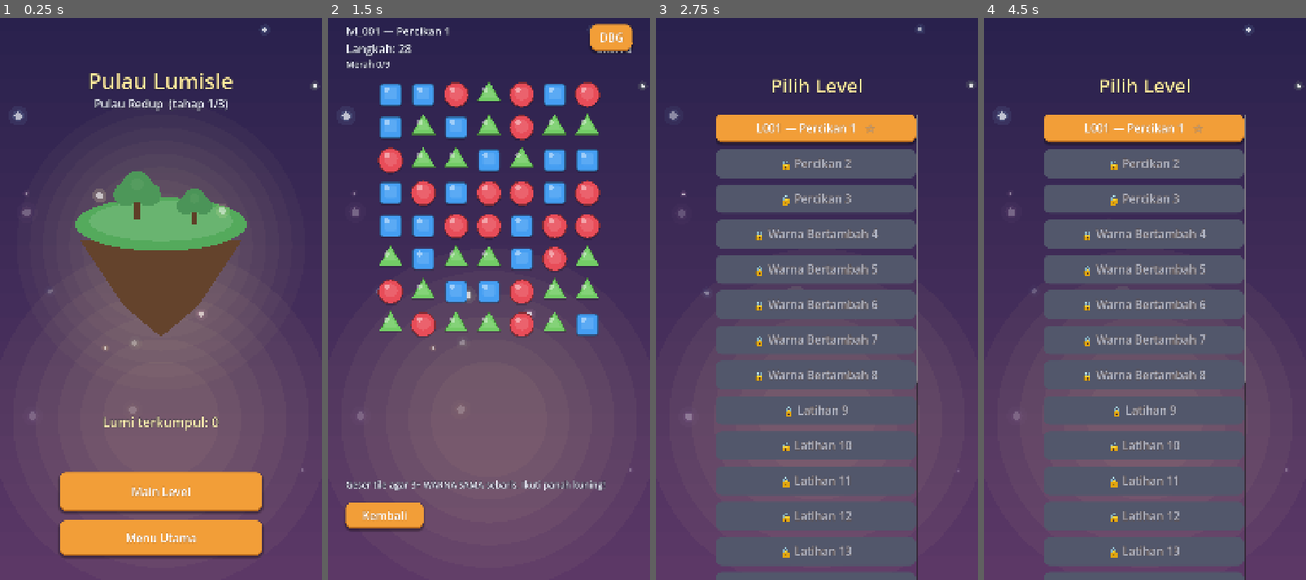
Above: before the commit, frames 1-4 (left to right).
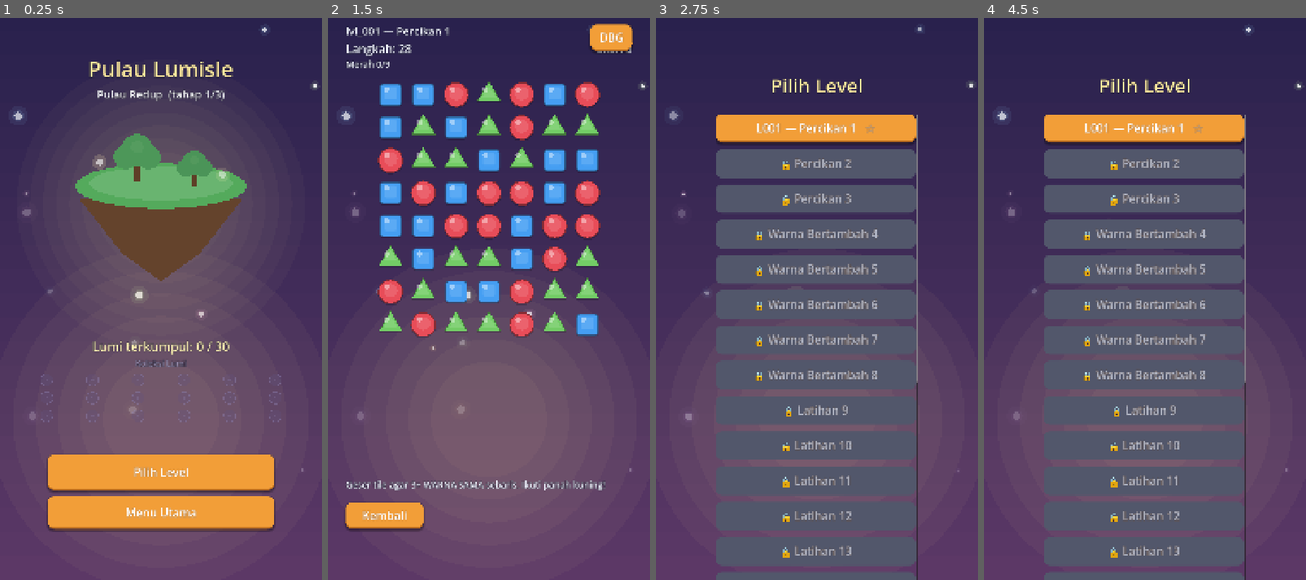
Above: after the commit, the same moments.

Repository: eidoscore/Lumisle
Game: Godot game, scene res://meta/meta_scene.tscn
The game is run twice, just before and just after one commit, with the same random seed, the same clock (stepped at 60 frames per second) and the same inputs. This scene is started directly instead of the project's main scene.
Inputs:
- Up to frame 1 (0.25 s): no input
- Up to frame 2 (1.5 s): click "Main Level" (after the commit: "Pilih Level") at 0.5 s; click "L001 — Percikan 1 ☆" at 1.25 s
- Up to frame 3 (2.75 s): click "Kembali" at 2 s
- Up to frame 4 (4.5 s): click "L001 — Percikan 1 ☆" at 2.75 s; click "DBG" at 3.5 s; click "Kembali" at 4.25 s

The runs differ from the first frame. In frame 1, 22% of the frame differs, in the area x 12-88%, y 7-97%; in frame 2, nothing differs; in frame 3, less than 0.1%; in frame 4, less than 0.1%.

Commit message:
feat: meta screen win flow, Lumi grid collection, save merge fix
- game_state: fix _save_progress to merge with existing save data instead
  of overwriting — prevents settings being wiped on every level win
- game_state: add next_level_id field (set by game_screen after win,
  consumed by meta_scene for 'Lanjut' button)
- game_screen: set next_level_id after win; 'Level Berikutnya' now routes
  through meta screen (island progress visible) instead of skipping it
- meta_scene: dynamic PlayButton ('Lanjut: Title →' if next_level_id set,
  'Pilih Level' otherwise); clear last_result display with ★ prefix
- meta_scene: island compressed to y=340-1100, room for Lumi grid below
- lumi_grid: new Control (3×6 = 18 slots) — lit circles per level cleared,
  silhouette arcs for uncollected; pulses with time for juice (GDD §6.1.1)
- meta_scene.tscn: add LumiGrid node + KoleksiLumi label, shift buttons down

QA: L004 win → meta shows '★ Level L004 selesai!' + 4 lit Lumi +
'Lanjut: Warna Bertambah 5 →' button → taps load L005 correctly.

Co-Authored-By: Claude Sonnet 4.6 <noreply@anthropic.com>

Diff:
--- /dev/null
+++ b/meta/lumi_grid.gd
@@ -0,0 +1,40 @@
+class_name LumiGrid extends Control
+## Grid Lumi 3×6 = 18 slot. Lit = level cleared (sequential, 1 per level won).
+## Silhouette = belum dikumpulkan. Dipakai di MetaScene (dok GDD §6.1.1).
+
+var _collected := 0
+var _t := 0.0
+
+
+func setup(collected: int) -> void:
+	_collected = clampi(collected, 0, 18)
+	queue_redraw()
+
+
+func _process(delta: float) -> void:
+	_t += delta
+	queue_redraw()
+
+
+func _draw() -> void:
+	const COLS := 6
+	const ROWS := 3
+	var w := size.x
+	var h := size.y
+	var cell_w := w / COLS
+	var cell_h := h / ROWS
+	var r := minf(cell_w, cell_h) * 0.34
+	for i in range(ROWS * COLS):
+		var col := i % COLS
+		var row := i / COLS
+		var center := Vector2(cell_w * (col + 0.5), cell_h * (row + 0.5))
+		if i < _collected:
+			var pulse := 0.75 + 0.25 * sin(_t * 1.8 + i * 0.7)
+			draw_circle(center, r * 1.5, Color(1.0, 0.95, 0.55, 0.12 * pulse))
+			draw_circle(center, r, Color(1.0, 0.95, 0.60, 0.9 * pulse))
+			draw_circle(center, r * 0.38, Color(1, 1, 1, 0.95 * pulse))
+		else:
+			draw_circle(center, r, Color(0.38, 0.32, 0.50, 0.28))
+			draw_arc(center, r, 0.0, TAU, 24, Color(0.55, 0.50, 0.68, 0.45), 1.8)
+			# tanda tanya di tengah (simbol Lumi belum ketemu)
+			draw_circle(center, r * 0.18, Color(0.55, 0.50, 0.68, 0.30))
--- a/meta/meta_scene.gd
+++ b/meta/meta_scene.gd
@@ -1,34 +1,49 @@
 extends Control
-## MetaScene (Fase 3, T3.3) — layar Pulau Lumisle. Placeholder visual: pulau
-## "redup → bercahaya" dalam 3 tahap berdasarkan total bintang terkumpul.
-## Memberi "alasan main": tiap menang level → bintang → pulau makin hidup.
-## Art final = Fase 7; di sini bentuk/▲ + warna saja.
+## MetaScene — layar Pulau Lumisle. Menampilkan progress pulau + koleksi Lumi.
+## Setelah menang level: island denyut + "Lanjut" ke level berikutnya.
+## Jika masuk dari main menu: "Pilih Level" → level_map.
 
-const STAGE_THRESHOLDS := [0, 3, 7]   # total bintang untuk tahap 0/1/2 (maks 3 tahap)
+const STAGE_THRESHOLDS := [0, 5, 12]   # total bintang untuk tahap 0/1/2
 
 @onready var _island: IslandArt = $Island
 @onready var _stars_label: Label = $StarsLabel
 @onready var _stage_label: Label = $StageLabel
 @onready var _result_label: Label = $ResultLabel
+@onready var _play_button: Button = $PlayButton
+@onready var _lumi_grid: LumiGrid = $LumiGrid
 
 
 func _ready() -> void:
 	_render()
+	_setup_play_button()
 	_show_last_result()
 
 
 func _render() -> void:
 	var total := GameState.total_stars()
+	var cleared := GameState.levels_cleared()
 	var stage := _stage_for(total)
-	# Pulau makin terang per tahap (redup=gelap → bercahaya).
-	var brightness := 0.20 + 0.40 * float(stage)   # 0.20, 0.60, 1.00
+	var brightness := 0.20 + 0.40 * float(stage)
 	if _island:
 		_island.set_state(brightness, stage)
 	if _stars_label:
-		_stars_label.text = "Lumi terkumpul: %d" % total
+		_stars_label.text = "Lumi terkumpul: %d / 30" % cleared
 	if _stage_label:
 		var names := ["Pulau Redup", "Pulau Bersinar", "Pulau Bercahaya"]
 		_stage_label.text = "%s  (tahap %d/3)" % [names[stage], stage + 1]
+	if _lumi_grid:
+		_lumi_grid.setup(cleared)
+
+
+func _setup_play_button() -> void:
+	if not _play_button:
+		return
+	if GameState.next_level_id != "":
+		var lv := LevelLoader.get_level(GameState.next_level_id)
+		var title := lv.title if lv else GameState.next_level_id
+		_play_button.text = "Lanjut: %s →" % title
+	else:
+		_play_button.text = "Pilih Level"
 
 
 func _stage_for(total: int) -> int:
@@ -39,7 +54,6 @@
 	return stage
 
 
-## Kalau baru saja menang level, tampilkan ringkasan + animasi pulau "naik".
 func _show_last_result() -> void:
 	var r := GameState.last_result
 	if r.is_empty() or not r.get("won", false):
@@ -48,19 +62,24 @@
 		return
 	if _result_label:
 		_result_label.visible = true
-		_result_label.text = "Level %s selesai! +%d Lumi" % [r.get("level_id", "?"), r.get("stars", 0)]
-	# Denyut cahaya pulau sekali (rasa "progress").
+		var lid: String = r.get("level_id", "?")
+		_result_label.text = "★  Level %s selesai!" % lid.replace("lvl_", "L")
 	if _island:
 		var t := create_tween()
 		t.tween_property(_island, "brightness", minf(_island.brightness + 0.3, 1.0), 0.4)
-		t.tween_property(_island, "brightness", _island.brightness, 0.5)
-	# Konsumsi hasil agar tidak diputar lagi saat balik ke meta.
+		t.tween_property(_island, "brightness", _island.brightness, 0.6)
 	GameState.last_result = {}
 
 
 func _on_play_pressed() -> void:
-	SceneManager.change_screen("level_map")
+	if GameState.next_level_id != "":
+		GameState.current_level_id = GameState.next_level_id
+		GameState.next_level_id = ""
+		SceneManager.change_screen("game")
+	else:
+		SceneManager.change_screen("level_map")
 
 
 func _on_back_pressed() -> void:
+	GameState.next_level_id = ""
 	SceneManager.change_screen("main_menu")
--- a/meta/meta_scene.tscn
+++ b/meta/meta_scene.tscn
@@ -1,8 +1,9 @@
-[gd_scene load_steps=4 format=3 uid="uid://b0lumislemetascene0"]
+[gd_scene load_steps=5 format=3 uid="uid://b0lumislemetascene0"]
 
 [ext_resource type="Script" path="res://meta/meta_scene.gd" id="1_metascene"]
 [ext_resource type="Script" path="res://ui/lumi_background.gd" id="2_lumibg"]
 [ext_resource type="Script" path="res://meta/island_art.gd" id="3_island"]
+[ext_resource type="Script" path="res://meta/lumi_grid.gd" id="4_lumigrid"]
 
 [node name="MetaScene" type="Control"]
 layout_mode = 3
@@ -21,9 +22,9 @@
 
 [node name="Title" type="Label" parent="."]
 offset_left = 60.0
-offset_top = 200.0
+offset_top = 160.0
 offset_right = 1020.0
-offset_bottom = 290.0
+offset_bottom = 260.0
 theme_override_font_sizes/font_size = 72
 theme_override_colors/font_color = Color(1, 0.92, 0.62, 1)
 horizontal_alignment = 1
@@ -31,54 +32,71 @@
 
 [node name="StageLabel" type="Label" parent="."]
 offset_left = 60.0
-offset_top = 300.0
+offset_top = 268.0
 offset_right = 1020.0
-offset_bottom = 356.0
-theme_override_font_sizes/font_size = 38
+offset_bottom = 320.0
+theme_override_font_sizes/font_size = 36
 horizontal_alignment = 1
 text = "Pulau Redup (tahap 1/3)"
 
 [node name="Island" type="Control" parent="."]
 offset_left = 140.0
-offset_top = 420.0
+offset_top = 340.0
 offset_right = 940.0
-offset_bottom = 1320.0
+offset_bottom = 1100.0
 mouse_filter = 2
 script = ExtResource("3_island")
 
 [node name="StarsLabel" type="Label" parent="."]
 offset_left = 60.0
-offset_top = 1360.0
+offset_top = 1110.0
 offset_right = 1020.0
-offset_bottom = 1420.0
-theme_override_font_sizes/font_size = 44
+offset_bottom = 1168.0
+theme_override_font_sizes/font_size = 42
 theme_override_colors/font_color = Color(1, 0.95, 0.7, 1)
 horizontal_alignment = 1
 text = "Lumi terkumpul: 0"
 
+[node name="LumiGridLabel" type="Label" parent="."]
+offset_left = 60.0
+offset_top = 1175.0
+offset_right = 1020.0
+offset_bottom = 1215.0
+theme_override_font_sizes/font_size = 28
+theme_override_colors/font_color = Color(0.8, 0.75, 0.9, 0.7)
+horizontal_alignment = 1
+text = "Koleksi Lumi"
+
+[node name="LumiGrid" type="Control" parent="."]
+offset_left = 80.0
+offset_top = 1220.0
+offset_right = 1000.0
+offset_bottom = 1400.0
+script = ExtResource("4_lumigrid")
+
 [node name="ResultLabel" type="Label" parent="."]
 visible = false
 offset_left = 60.0
-offset_top = 1430.0
+offset_top = 1412.0
 offset_right = 1020.0
-offset_bottom = 1500.0
-theme_override_font_sizes/font_size = 36
+offset_bottom = 1480.0
+theme_override_font_sizes/font_size = 34
 theme_override_colors/font_color = Color(0.7, 1, 0.8, 1)
 horizontal_alignment = 1
 text = ""
 
 [node name="PlayButton" type="Button" parent="."]
-offset_left = 200.0
-offset_top = 1560.0
-offset_right = 880.0
-offset_bottom = 1690.0
-text = "Main Level"
+offset_left = 160.0
+offset_top = 1500.0
+offset_right = 920.0
+offset_bottom = 1620.0
+text = "Pilih Level"
 
 [node name="BackButton" type="Button" parent="."]
-offset_left = 200.0
-offset_top = 1720.0
-offset_right = 880.0
-offset_bottom = 1840.0
+offset_left = 160.0
+offset_top = 1640.0
+offset_right = 920.0
+offset_bottom = 1750.0
 text = "Menu Utama"
 
 [connection signal="pressed" from="PlayButton" to="." method="_on_play_pressed"]
--- a/services/game_state.gd
+++ b/services/game_state.gd
@@ -21,6 +21,8 @@
 var level_stars: Dictionary = {}
 # Hasil level terakhir (untuk transisi ke meta): {level_id, won, stars, moves_left}.
 var last_result: Dictionary = {}
+# ID level berikutnya setelah menang (di-set game_screen, dikonsumsi meta_scene).
+var next_level_id: String = ""
 
 
 func _ready() -> void:
@@ -57,7 +59,9 @@
 
 
 func _save_progress() -> void:
-	SaveManager.save_game({"level_stars": level_stars})
+	var data := SaveManager.load_game()
+	data["level_stars"] = level_stars
+	SaveManager.save_game(data)
 
 
 func _load_progress() -> void:
--- a/view/game_screen.gd
+++ b/view/game_screen.gd
@@ -167,6 +167,8 @@
 	if won:
 		var stars := 1  # GDD §6.0: binary 1 star per win
 		GameState.record_level_win(_level.id, stars, _moves_left)
+		var nxt_idx := LevelLoader.index_of(_level.id) + 1
+		GameState.next_level_id = LevelLoader.id_at(nxt_idx) if nxt_idx < LevelLoader.count() else ""
 		Analytics.log_event("level_complete", {
 			"level": _level.id, "moves_left": _moves_left, "stars": stars,
 			"score": Score.to_display(_score_x2), "secs": elapsed,
@@ -252,13 +254,7 @@
 
 
 func _on_next_level_pressed() -> void:
-	var cur_index := LevelLoader.index_of(_level.id)
-	var next_index := cur_index + 1
-	if next_index < LevelLoader.count():
-		GameState.current_level_id = LevelLoader.id_at(next_index)
-		SceneManager.change_screen("game")
-	else:
-		SceneManager.change_screen("meta")
+	SceneManager.change_screen("meta")
 
 
 func _on_retry_pressed() -> void:
